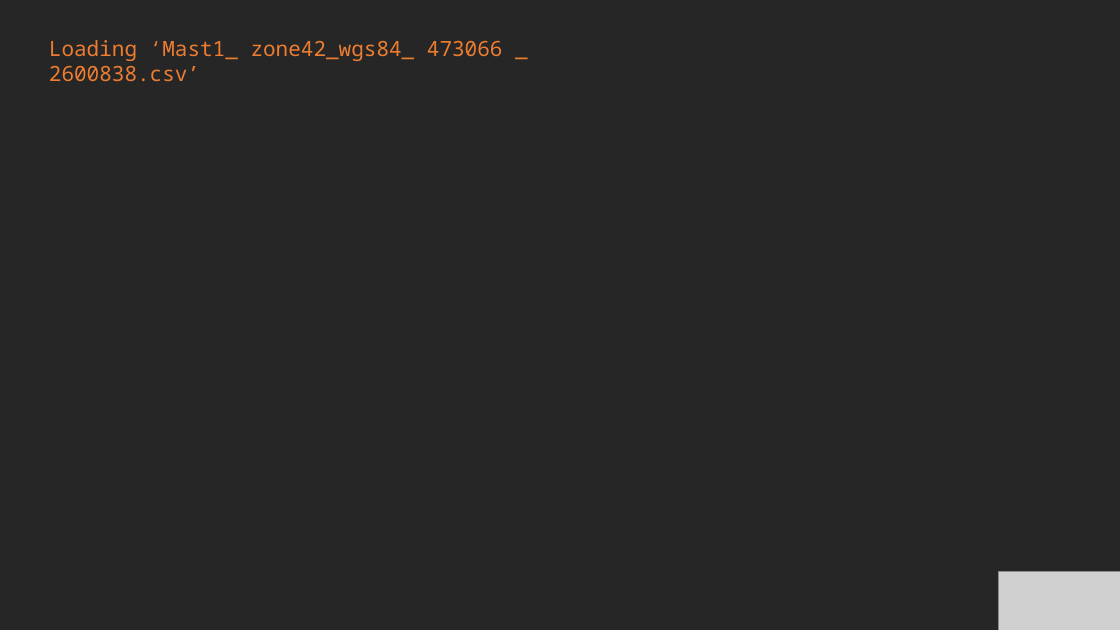
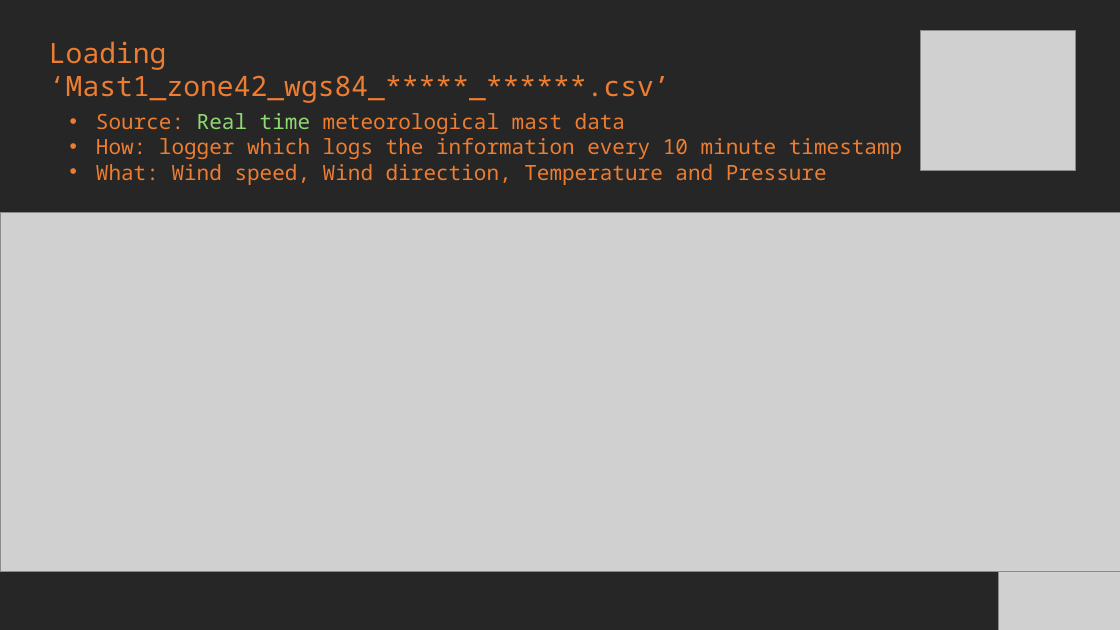
Before and after one commit to Manoj-HT/pds_mini_project, a slide deck: slide 5 of WindMastDataAndPowerAnalysisCurve.pptx. Drawn at 1120x630 pixels with LibreOffice and Linux fonts; fonts in the diff are those of the drawing; grey boxes stand for pictures; background and template pictures are left out. Boxes give left, top, right and bottom in pixels: in the first picture for what was removed or moved away, otherwise in the second. Text is boxed around its words. In the diff, an @@ line names an element or a change of style, - is before the commit and + after.

```diff
--- a/WindMastDataAndPowerAnalysisCurve.pptx
+++ b/WindMastDataAndPowerAnalysisCurve.pptx
@@ text at bbox=[49, 41, 671, 103]: text changed; size 18 to 24 pt @@
-Loading ‘Mast1_ zone42_wgs84_ 473066 _ 2600838.csv’
+Loading ‘Mast1_zone42_wgs84_*****_******.csv’
@@ picture added at bbox=[921, 31, 1075, 171] @@
@@ text added at bbox=[96, 113, 902, 185], 18 pt, text #ED7D31 @@
+• Source: Real time meteorological mast data
+• How: logger which logs the information every 10 minute timestamp
+• What: Wind speed, Wind direction, Temperature and Pressure
@@ picture added at bbox=[0, 213, 1120, 571] @@
```
Also in this commit, not shown: 2 other slides changed, 10 slides added, 3 slides removed, 7 other files.
